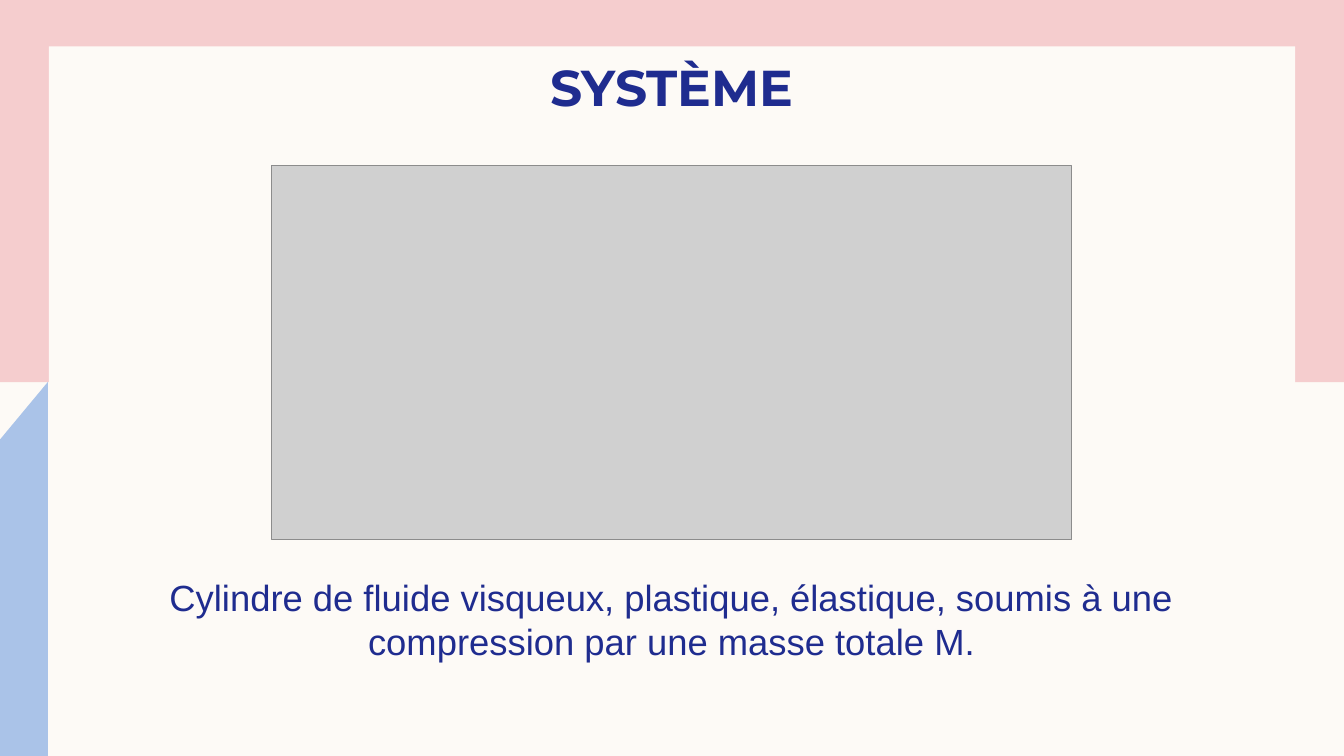
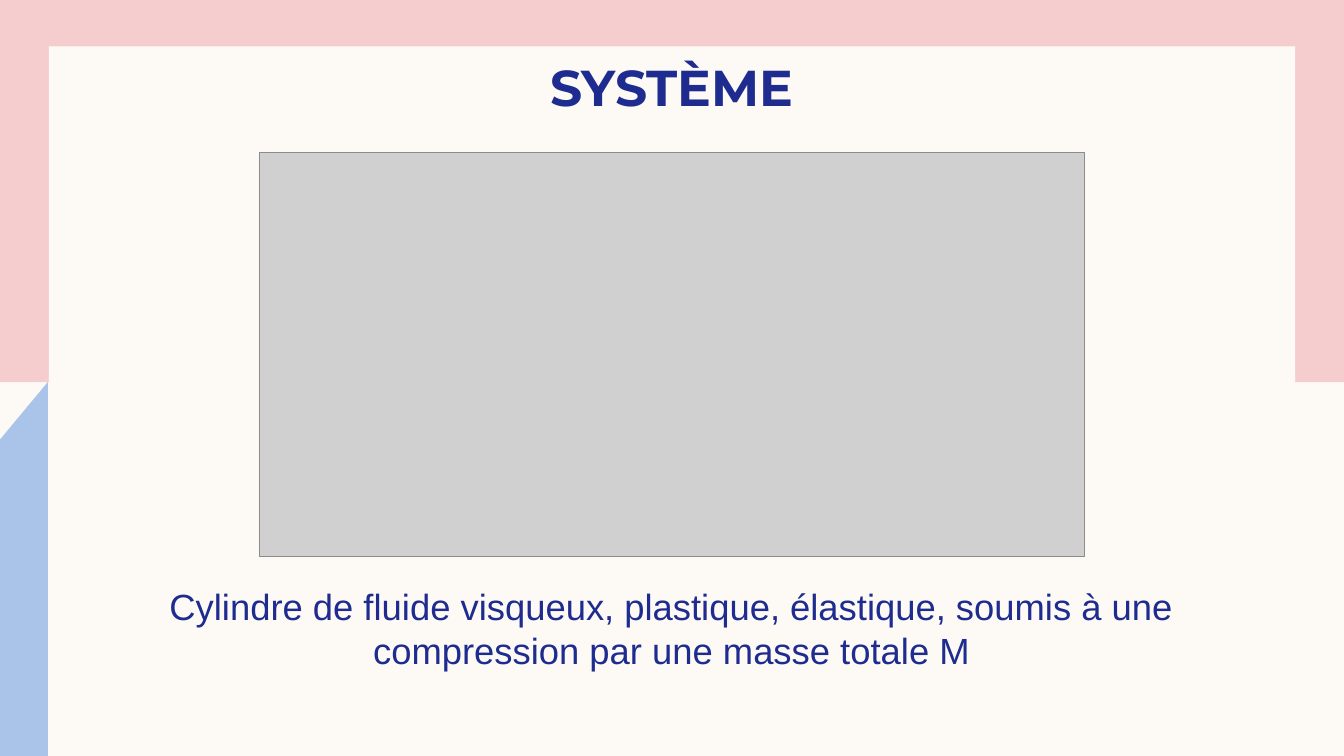
Before and after one commit to Josephine-gith/VS, a slide deck: slide 1 of PPT/Viscoplastic Squeeze pptGE.pptx. Drawn at 1344x756 pixels with LibreOffice and Linux fonts; fonts in the diff are those of the drawing; grey boxes stand for pictures. Boxes give left, top, right and bottom in pixels: in the first picture for what was removed or moved away, otherwise in the second. Text is boxed around its words. In the diff, an @@ line names an element or a change of style, - is before the commit and + after.

```diff
--- a/PPT/Viscoplastic Squeeze pptGE.pptx
+++ b/PPT/Viscoplastic Squeeze pptGE.pptx
@@ picture: place and size @@
-picture at box(272, 165, 1073, 539)
+picture at box(259, 152, 1085, 556)
@@ text at box(169, 593, 1173, 671): text changed @@
-Cylindre de fluide visqueux, plastique, élastique, soumis à une compression par une masse totale M.
+Cylindre de fluide visqueux, plastique, élastique, soumis à une compression par une masse totale M
```
Also in this commit, not shown: 3 other slides changed, 4 slides added, 8 other files.
